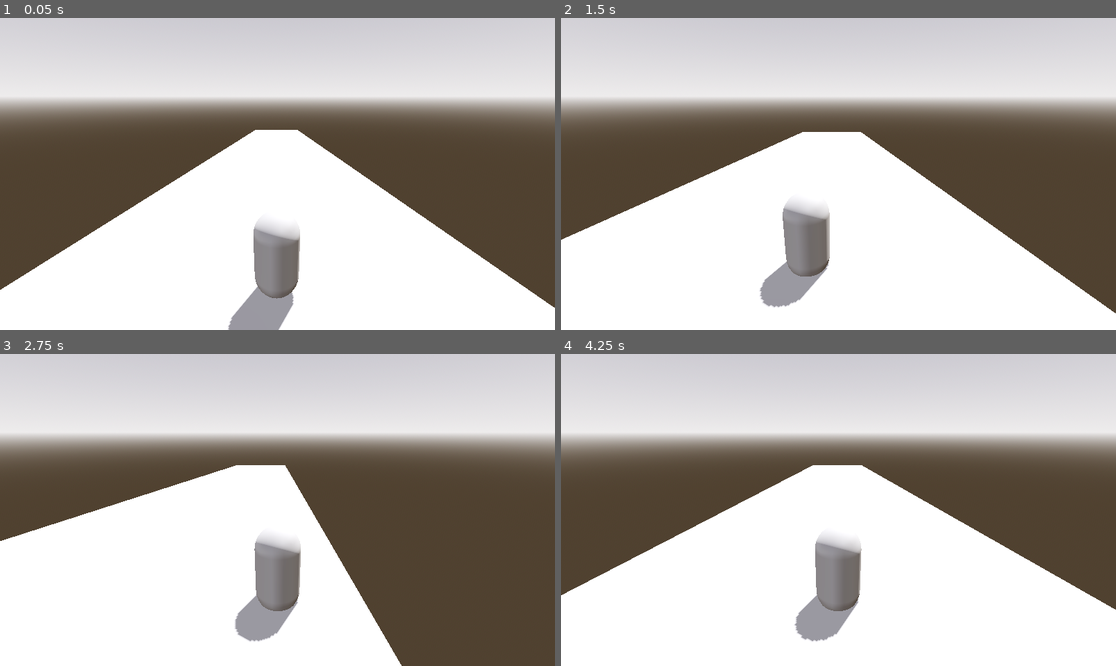
Above: before the commit, frames 1-4 (two rows, left to right).
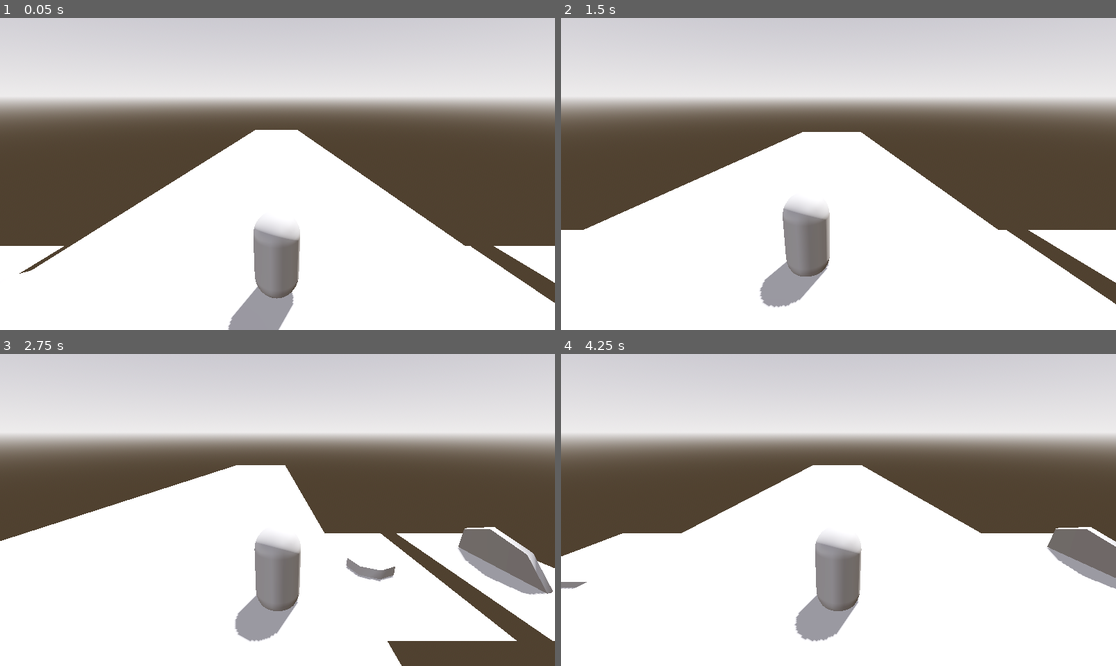
Above: after the commit, the same moments.

Repository: Digiphoenix22/lunar-pestle
Game: Godot game, scene res://main.tscn
The game is run twice, just before and just after one commit, with the same random seed, the same clock (stepped at 60 frames per second) and the same inputs.
Inputs:
- Up to frame 1 (0.05 s): no input
- Up to frame 2 (1.5 s): tap Enter (ui_accept) at 0.5, 0.77 s; hold Right (ui_right) 0.53-1.28 s; hold Left (ui_left) from 1.28 s (still down)
- Up to frame 3 (2.75 s): tap Enter (ui_accept) at 1.52 s; release Left (ui_left) at 2.03 s; hold Right (ui_right) from 2.03 s (still down)
- Up to frame 4 (4.25 s): tap Enter (ui_accept) at 3.02, 3.77 s; release Right (ui_right) at 3.53 s; hold Left (ui_left) from 3.53 s (still down)

The runs differ from the first frame. In frame 1, 1.7% of the frame differs, in the area x 0-100%, y 73-93%; in frame 2, 1.9%; in frame 3, 10%, in the area x 58-100%, y 55-92%; in frame 4, 4.8%.

Commit message:
what ever this is
lol

Diff:
--- a/main.tscn
+++ b/main.tscn
@@ -5,6 +5,7 @@
 [ext_resource type="Script" uid="uid://b584w2ogrj3e5" path="res://lumi.gd" id="1_h2yge"]
 [ext_resource type="PackedScene" uid="uid://c1yykwatc62a1" path="res://ground_chunk.tscn" id="2_h2yge"]
 [ext_resource type="Script" uid="uid://cqqtgxuvsahfx" path="res://obstacle_spawner.gd" id="5_7mycd"]
+[ext_resource type="PackedScene" uid="uid://cmtktmohct1sa" path="res://chunks.tscn" id="5_272bh"]
 [ext_resource type="PackedScene" uid="uid://dlmohlkwbbkir" path="res://obstacle.tscn" id="6_272bh"]
 
 [sub_resource type="ProceduralSkyMaterial" id="ProceduralSkyMaterial_m3tyl"]
@@ -62,6 +63,9 @@
 [node name="GroundChunk3" parent="GroundScroller" unique_id=1196576519 instance=ExtResource("2_h2yge")]
 transform = Transform3D(1, 0, 0, 0, 1, 0, 0, 0, 1, 0, 0, -80)
 
+[node name="Chunks" parent="GroundScroller" unique_id=1297379566 instance=ExtResource("5_272bh")]
+transform = Transform3D(1, 0, 0, 0, 1, 0, 0, 0, 1, 0, -19.911245, 0)
+
 [node name="ObstacleSpawner" type="Node3D" parent="." unique_id=1583810459]
 transform = Transform3D(1, 0, 0, 0, 0.9617413, 0.27395928, 0, -0.27395925, 0.9617413, 0.060658436, 8.648586, 7.319722)
 script = ExtResource("5_7mycd")
Not shown, changed: .claude/settings.local.json
